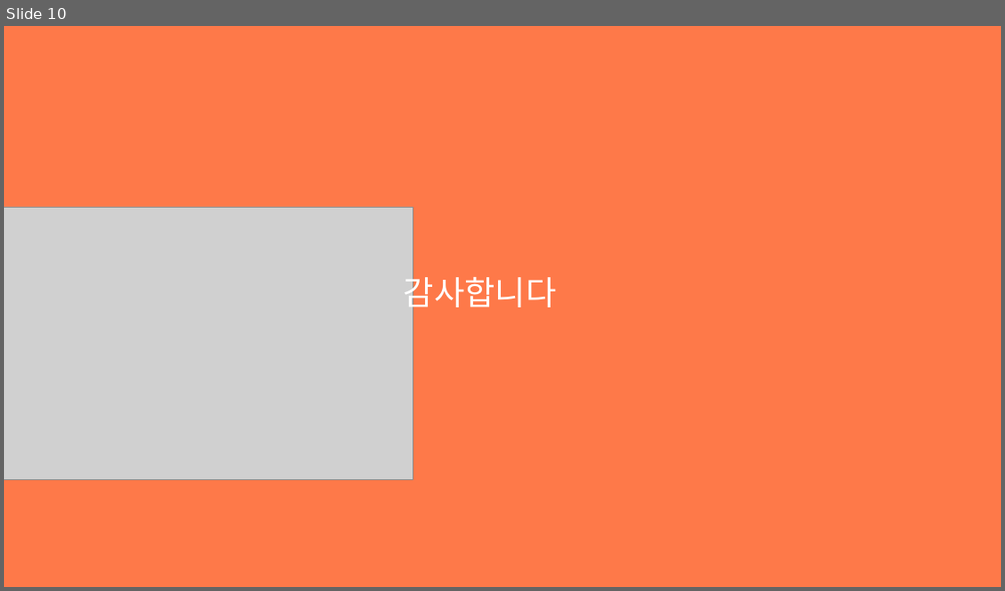
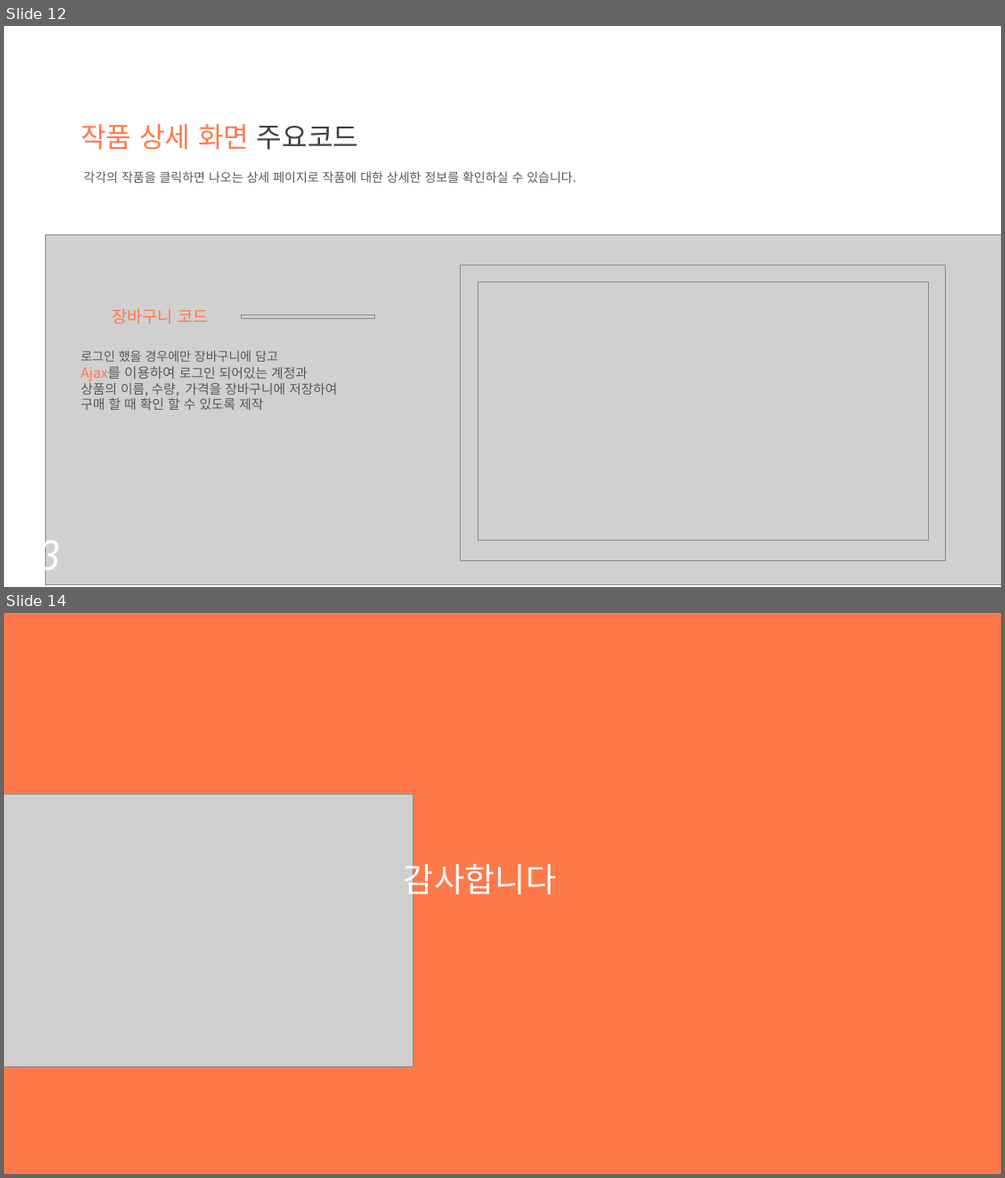
Before and after one commit to chominsub/chominsub, a slide deck: 조민섭_포트폴리오.pptx. Shown one above the other, each under a label of ours: slide 10 before the commit, slides 12 and 14 after it; the slides between them are not shown. The pictures are 1005x591 and 1005x1178 pixels, drawn with LibreOffice and Linux fonts; fonts in the diff are those of the drawing; grey boxes stand for pictures. Boxes give left, top, right and bottom in pixels: in the first picture for what was removed or moved away, otherwise in the second. Text is boxed around its words. In the diff, an @@ line names an element or a change of style, - is before the commit and + after.

```diff
--- a/조민섭_포트폴리오.pptx
+++ b/조민섭_포트폴리오.pptx
@@ slide 12 added at box(4, 26, 1001, 587), background #FFFFFF @@
@@ text added at box(81, 124, 358, 150), 40 pt, text #FE794C @@
+작품 상세 화면 주요코드
@@ text added at box(83, 171, 575, 183), 18 pt, text #595959 @@
+각각의 작품을 클릭하면 나오는 상세 페이지로 작품에 대한 상세한 정보를 확인하실 수 있습니다.
@@ picture added at box(45, 235, 1001, 585) @@
@@ picture added at box(460, 265, 946, 561) @@
@@ picture added at box(477, 281, 928, 540) @@
@@ text added at box(112, 308, 208, 324), 24 pt, text #FE794C @@
+장바구니 코드
@@ picture added at box(241, 314, 375, 318) @@
@@ text added at box(81, 350, 337, 410), 19 pt, text #595959 @@
+로그인 했을 경우에만 장바구니에 담고
+Ajax를 이용하여 로그인 되어있는 계정과
+상품의 이름, 수량, 가격을 장바구니에 저장하여
+구매 할 때 확인 할 수 있도록 제작
@@ text added at box(13, 534, 61, 579), 60 pt, text #FFFFFF, italic @@
+13
@@ what was slide 10 is now slide 14 @@
```
Also in this commit, not shown: 2 slides changed, 3 other slides added.
